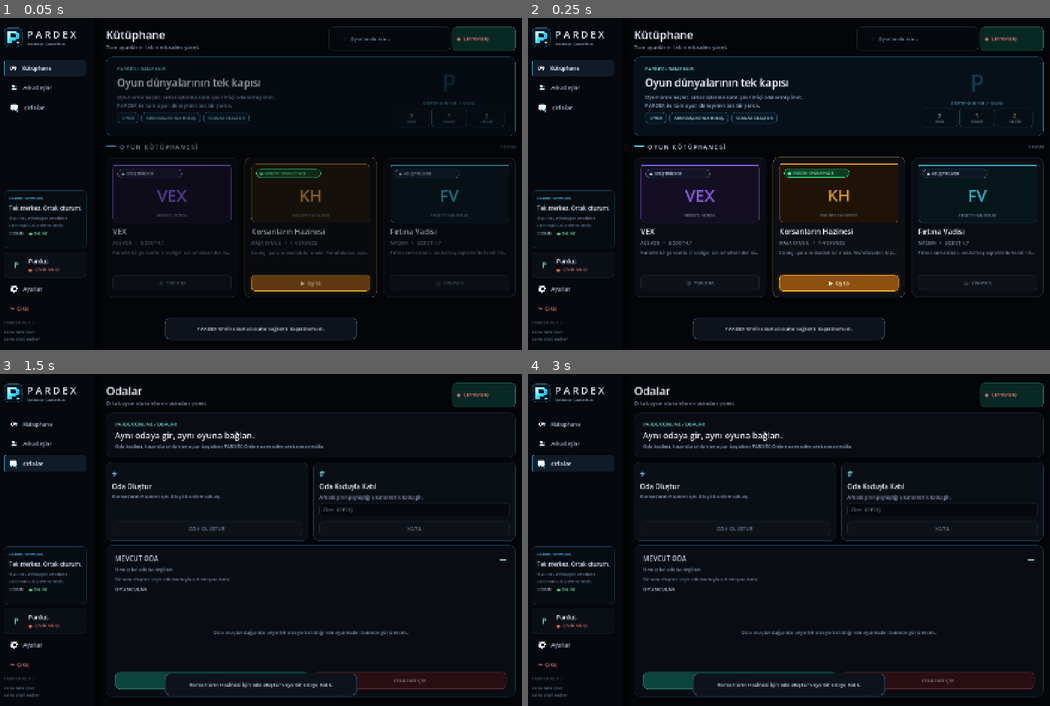
Above: before the commit, frames 1-4 (two rows, left to right).
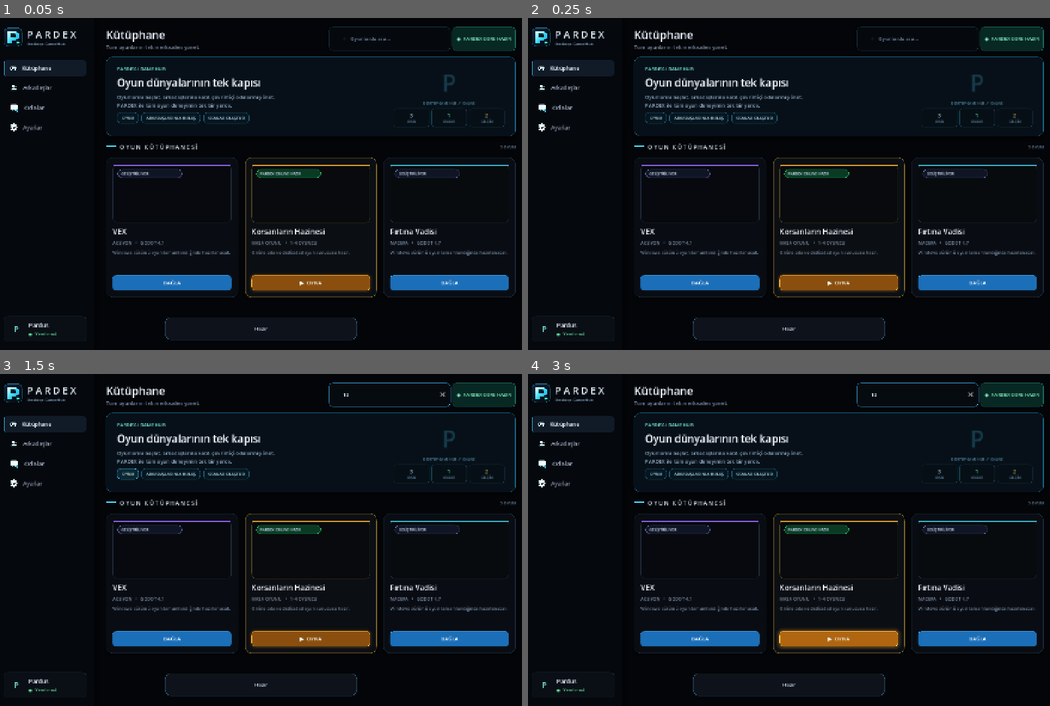
Above: after the commit, the same moments.

Repository: SerkanAydin06/Pardex
Game: Godot game, scene res://scenes/main.tscn
Same seed, same stepped clock (60 frames per second), same inputs: the game is played once before the commit and once after it.
Inputs (mouse positions are in pixels of both pictures, inside the frame that each line leads up to):
- Up to frame 1 (0.05 s): no input
- Up to frame 2 (0.25 s): no input
- Up to frame 3 (1.5 s): click (391, 393) at 0.52 s; type "12" at 0.6 s; click "OYNA" at 1.25 s
- Up to frame 4 (3 s): click (653, 473) at 2 s, where only the run after the commit has a clickable "OYNA"; click (841, 639) at 2.75 s, where only the run after the commit has a clickable "▶ OYNA"

The runs differ from the first frame. In frame 1, 7.8% of the frame differs, in the area x 0-99%, y 5-98%; in frame 2, 5.4%; in frame 3, 16%; in frame 4, 16%, in the area x 0-99%, y 2-98%.
Error after the commit: Invalid assignment of property or key 'text' with value of type 'String' on a base object of type 'null instance'. (res://scripts/main.gd:46)

Commit message:
Simplify sidebar footer and clear game artwork slots

Diff:
--- a/scenes/main.tscn
+++ b/scenes/main.tscn
@@ -249,36 +249,36 @@
 corner_radius_bottom_left = 9
 
 [sub_resource type="StyleBoxFlat" id="StyleArtVex"]
-bg_color = Color(0.075, 0.055, 0.13, 1)
-border_width_left = 1
-border_width_top = 1
-border_width_right = 1
-border_width_bottom = 1
-border_color = Color(0.25, 0.18, 0.41, 1)
+bg_color = Color(0.028, 0.038, 0.056, 1)
+border_width_left = 1
+border_width_top = 1
+border_width_right = 1
+border_width_bottom = 1
+border_color = Color(0.12, 0.16, 0.22, 1)
 corner_radius_top_left = 12
 corner_radius_top_right = 12
 corner_radius_bottom_right = 12
 corner_radius_bottom_left = 12
 
 [sub_resource type="StyleBoxFlat" id="StyleArtKorsan"]
-bg_color = Color(0.12, 0.075, 0.027, 1)
-border_width_left = 1
-border_width_top = 1
-border_width_right = 1
-border_width_bottom = 1
-border_color = Color(0.43, 0.29, 0.09, 1)
+bg_color = Color(0.035, 0.041, 0.052, 1)
+border_width_left = 1
+border_width_top = 1
+border_width_right = 1
+border_width_bottom = 1
+border_color = Color(0.30, 0.24, 0.12, 1)
 corner_radius_top_left = 12
 corner_radius_top_right = 12
 corner_radius_bottom_right = 12
 corner_radius_bottom_left = 12
 
 [sub_resource type="StyleBoxFlat" id="StyleArtFirtina"]
-bg_color = Color(0.025, 0.085, 0.105, 1)
-border_width_left = 1
-border_width_top = 1
-border_width_right = 1
-border_width_bottom = 1
-border_color = Color(0.08, 0.29, 0.36, 1)
+bg_color = Color(0.028, 0.042, 0.054, 1)
+border_width_left = 1
+border_width_top = 1
+border_width_right = 1
+border_width_bottom = 1
+border_color = Color(0.10, 0.18, 0.22, 1)
 corner_radius_top_left = 12
 corner_radius_top_right = 12
 corner_radius_bottom_right = 12
@@ -528,94 +528,6 @@
 text = "  Odalar"
 alignment = 0
 
-[node name="SidebarFlex" type="Control" parent="Sidebar/SidebarMargin/SidebarVBox" unique_id=1853488818]
-layout_mode = 2
-size_flags_vertical = 3
-clip_contents = true
-
-[node name="NetworkPanel" type="PanelContainer" parent="Sidebar/SidebarMargin/SidebarVBox/SidebarFlex"]
-layout_mode = 1
-anchors_preset = 12
-anchor_top = 1.0
-anchor_right = 1.0
-anchor_bottom = 1.0
-offset_top = -158.0
-grow_horizontal = 2
-grow_vertical = 0
-theme_override_styles/panel = SubResource("StyleSidebarInfo")
-
-[node name="VBox" type="VBoxContainer" parent="Sidebar/SidebarMargin/SidebarVBox/SidebarFlex/NetworkPanel"]
-layout_mode = 2
-theme_override_constants/separation = 8
-
-[node name="Eyebrow" type="Label" parent="Sidebar/SidebarMargin/SidebarVBox/SidebarFlex/NetworkPanel/VBox"]
-layout_mode = 2
-theme_override_colors/font_color = Color(0.28, 0.77, 0.94, 1)
-theme_override_font_sizes/font_size = 10
-text = "PARDEX NETWORK"
-
-[node name="Title" type="Label" parent="Sidebar/SidebarMargin/SidebarVBox/SidebarFlex/NetworkPanel/VBox"]
-layout_mode = 2
-theme_override_colors/font_color = Color(0.84, 0.91, 0.98, 1)
-theme_override_font_sizes/font_size = 15
-text = "Tek merkez. Ortak oturum."
-
-[node name="Body" type="Label" parent="Sidebar/SidebarMargin/SidebarVBox/SidebarFlex/NetworkPanel/VBox"]
-layout_mode = 2
-theme_override_colors/font_color = Color(0.42, 0.52, 0.62, 1)
-theme_override_font_sizes/font_size = 11
-text = "Oyunlar, arkadaşlar ve odalar
-aynı masaüstü istemcisinde."
-
-[node name="Stats" type="HBoxContainer" parent="Sidebar/SidebarMargin/SidebarVBox/SidebarFlex/NetworkPanel/VBox"]
-layout_mode = 2
-theme_override_constants/separation = 16
-
-[node name="Games" type="Label" parent="Sidebar/SidebarMargin/SidebarVBox/SidebarFlex/NetworkPanel/VBox/Stats"]
-layout_mode = 2
-theme_override_colors/font_color = Color(0.58, 0.68, 0.78, 1)
-theme_override_font_sizes/font_size = 10
-text = "3 OYUN"
-
-[node name="Online" type="Label" parent="Sidebar/SidebarMargin/SidebarVBox/SidebarFlex/NetworkPanel/VBox/Stats"]
-layout_mode = 2
-theme_override_colors/font_color = Color(0.38, 0.86, 0.62, 1)
-theme_override_font_sizes/font_size = 10
-text = "● ONLINE"
-
-[node name="ProfilePanel" type="PanelContainer" parent="Sidebar/SidebarMargin/SidebarVBox" unique_id=1533586574]
-layout_mode = 2
-theme_override_styles/panel = SubResource("StyleProfile")
-
-[node name="ProfileRow" type="HBoxContainer" parent="Sidebar/SidebarMargin/SidebarVBox/ProfilePanel" unique_id=2123648957]
-layout_mode = 2
-theme_override_constants/separation = 12
-
-[node name="Avatar" type="Label" parent="Sidebar/SidebarMargin/SidebarVBox/ProfilePanel/ProfileRow" unique_id=1101534547]
-custom_minimum_size = Vector2(42, 42)
-layout_mode = 2
-theme_override_colors/font_color = Color(0.46, 0.9, 0.86, 1)
-theme_override_font_sizes/font_size = 23
-text = "P"
-horizontal_alignment = 1
-vertical_alignment = 1
-
-[node name="ProfileText" type="VBoxContainer" parent="Sidebar/SidebarMargin/SidebarVBox/ProfilePanel/ProfileRow" unique_id=721066493]
-layout_mode = 2
-size_flags_horizontal = 3
-
-[node name="UserName" type="Label" parent="Sidebar/SidebarMargin/SidebarVBox/ProfilePanel/ProfileRow/ProfileText" unique_id=1484180681]
-layout_mode = 2
-theme_override_colors/font_color = Color(0.92, 0.95, 1, 1)
-theme_override_font_sizes/font_size = 16
-text = "Pardus"
-
-[node name="OnlineState" type="Label" parent="Sidebar/SidebarMargin/SidebarVBox/ProfilePanel/ProfileRow/ProfileText" unique_id=702025886]
-layout_mode = 2
-theme_override_colors/font_color = Color(0.38, 0.86, 0.62, 1)
-theme_override_font_sizes/font_size = 12
-text = "●  Yerel mod"
-
 [node name="SettingsButton" type="Button" parent="Sidebar/SidebarMargin/SidebarVBox" unique_id=656099719]
 unique_name_in_owner = true
 layout_mode = 2
@@ -630,8 +542,49 @@
 text = "  Ayarlar"
 alignment = 0
 
+[node name="SidebarFlex" type="Control" parent="Sidebar/SidebarMargin/SidebarVBox" unique_id=1853488818]
+layout_mode = 2
+size_flags_vertical = 3
+clip_contents = true
+
+[node name="ProfilePanel" type="PanelContainer" parent="Sidebar/SidebarMargin/SidebarVBox" unique_id=1533586574]
+layout_mode = 2
+theme_override_styles/panel = SubResource("StyleProfile")
+
+[node name="ProfileRow" type="HBoxContainer" parent="Sidebar/SidebarMargin/SidebarVBox/ProfilePanel" unique_id=2123648957]
+layout_mode = 2
+theme_override_constants/separation = 12
+
+[node name="Avatar" type="Label" parent="Sidebar/SidebarMargin/SidebarVBox/ProfilePanel/ProfileRow" unique_id=1101534547]
+custom_minimum_size = Vector2(42, 42)
+layout_mode = 2
+theme_override_colors/font_color = Color(0.46, 0.9, 0.86, 1)
+theme_override_font_sizes/font_size = 23
+text = "P"
+horizontal_alignment = 1
+vertical_alignment = 1
+
+[node name="ProfileText" type="VBoxContainer" parent="Sidebar/SidebarMargin/SidebarVBox/ProfilePanel/ProfileRow" unique_id=721066493]
+layout_mode = 2
+size_flags_horizontal = 3
+
+[node name="UserName" type="Label" parent="Sidebar/SidebarMargin/SidebarVBox/ProfilePanel/ProfileRow/ProfileText" unique_id=1484180681]
+layout_mode = 2
+theme_override_colors/font_color = Color(0.92, 0.95, 1, 1)
+theme_override_font_sizes/font_size = 16
+text = "Pardus"
+
+[node name="OnlineState" type="Label" parent="Sidebar/SidebarMargin/SidebarVBox/ProfilePanel/ProfileRow/ProfileText" unique_id=702025886]
+layout_mode = 2
+theme_override_colors/font_color = Color(0.38, 0.86, 0.62, 1)
+theme_override_font_sizes/font_size = 12
+text = "●  Yerel mod"
+
+
+
 [node name="ExitButton" type="Button" parent="Sidebar/SidebarMargin/SidebarVBox" unique_id=2055885732]
 unique_name_in_owner = true
+visible = false
 layout_mode = 2
 focus_mode = 0
 theme_override_colors/font_color = Color(0.88, 0.48, 0.48, 1)
@@ -642,19 +595,9 @@
 text = "↪  Çıkış"
 alignment = 0
 
-[node name="VersionLabel" type="Label" parent="Sidebar/SidebarMargin/SidebarVBox" unique_id=181643809]
-unique_name_in_owner = true
-layout_mode = 2
-theme_override_colors/font_color = Color(0.31, 0.36, 0.44, 1)
-theme_override_font_sizes/font_size = 12
-text = "PARDEX v0.1.0"
-
-[node name="FooterTagline" type="Label" parent="Sidebar/SidebarMargin/SidebarVBox"]
-layout_mode = 2
-theme_override_colors/font_color = Color(0.35, 0.43, 0.53, 1)
-theme_override_font_sizes/font_size = 11
-text = "Daha fazla oyun
-Daha güçlü bağlar."
+
+
+
 
 [node name="MainMargin" type="MarginContainer" parent="." unique_id=2122734598]
 layout_mode = 1
@@ -956,38 +899,6 @@
 theme_override_styles/normal = SubResource("StyleBadge")
 text = "GELİŞTİRİLİYOR"
 
-[node name="Motif" type="Label" parent="MainMargin/MainVBox/LibraryContent/GameGrid/VexCard/VBox/Art/ArtContent"]
-layout_mode = 1
-anchors_preset = 15
-anchor_right = 1.0
-anchor_bottom = 1.0
-offset_top = 28.0
-offset_bottom = -18.0
-grow_horizontal = 2
-grow_vertical = 2
-theme_override_colors/font_color = Color(0.57, 0.39, 0.95, 0.92)
-theme_override_font_sizes/font_size = 44
-text = "VEX"
-horizontal_alignment = 1
-vertical_alignment = 1
-
-[node name="Subline" type="Label" parent="MainMargin/MainVBox/LibraryContent/GameGrid/VexCard/VBox/Art/ArtContent"]
-layout_mode = 1
-anchors_preset = 12
-anchor_top = 1.0
-anchor_right = 1.0
-anchor_bottom = 1.0
-offset_left = 12.0
-offset_top = -25.0
-offset_right = -12.0
-offset_bottom = -8.0
-grow_horizontal = 2
-grow_vertical = 0
-theme_override_colors/font_color = Color(0.46, 0.55, 0.66, 1)
-theme_override_font_sizes/font_size = 9
-text = "PROJECT // ACTION"
-horizontal_alignment = 1
-
 [node name="Title" type="Label" parent="MainMargin/MainVBox/LibraryContent/GameGrid/VexCard/VBox" unique_id=1809277446]
 layout_mode = 2
 theme_override_colors/font_color = Color(0.95, 0.96, 1, 1)
@@ -1065,38 +976,6 @@
 theme_override_styles/normal = SubResource("StyleBadgeOnline")
 text = "PARDEX ONLINE HAZIR"
 
-[node name="Motif" type="Label" parent="MainMargin/MainVBox/LibraryContent/GameGrid/KorsanCard/VBox/Art/ArtContent"]
-layout_mode = 1
-anchors_preset = 15
-anchor_right = 1.0
-anchor_bottom = 1.0
-offset_top = 28.0
-offset_bottom = -18.0
-grow_horizontal = 2
-grow_vertical = 2
-theme_override_colors/font_color = Color(0.91, 0.62, 0.18, 0.92)
-theme_override_font_sizes/font_size = 44
-text = "KH"
-horizontal_alignment = 1
-vertical_alignment = 1
-
-[node name="Subline" type="Label" parent="MainMargin/MainVBox/LibraryContent/GameGrid/KorsanCard/VBox/Art/ArtContent"]
-layout_mode = 1
-anchors_preset = 12
-anchor_top = 1.0
-anchor_right = 1.0
-anchor_bottom = 1.0
-offset_left = 12.0
-offset_top = -25.0
-offset_right = -12.0
-offset_bottom = -8.0
-grow_horizontal = 2
-grow_vertical = 0
-theme_override_colors/font_color = Color(0.46, 0.55, 0.66, 1)
-theme_override_font_sizes/font_size = 9
-text = "ONLINE // 1–4 OYUNCU"
-horizontal_alignment = 1
-
 [node name="Title" type="Label" parent="MainMargin/MainVBox/LibraryContent/GameGrid/KorsanCard/VBox" unique_id=2045617748]
 layout_mode = 2
 theme_override_colors/font_color = Color(0.95, 0.96, 1, 1)
@@ -1172,38 +1051,6 @@
 theme_override_font_sizes/font_size = 10
 theme_override_styles/normal = SubResource("StyleBadge")
 text = "GELİŞTİRİLİYOR"
-
-[node name="Motif" type="Label" parent="MainMargin/MainVBox/LibraryContent/GameGrid/FirtinaCard/VBox/Art/ArtContent"]
-layout_mode = 1
-anchors_preset = 15
-anchor_right = 1.0
-anchor_bottom = 1.0
-offset_top = 28.0
-offset_bottom = -18.0
-grow_horizontal = 2
-grow_vertical = 2
-theme_override_colors/font_color = Color(0.24, 0.72, 0.82, 0.92)
-theme_override_font_sizes/font_size = 44
-text = "FV"
-horizontal_alignment = 1
-vertical_alignment = 1
-
-[node name="Subline" type="Label" parent="MainMargin/MainVBox/LibraryContent/GameGrid/FirtinaCard/VBox/Art/ArtContent"]
-layout_mode = 1
-anchors_preset = 12
-anchor_top = 1.0
-anchor_right = 1.0
-anchor_bottom = 1.0
-offset_left = 12.0
-offset_top = -25.0
-offset_right = -12.0
-offset_bottom = -8.0
-grow_horizontal = 2
-grow_vertical = 0
-theme_override_colors/font_color = Color(0.46, 0.55, 0.66, 1)
-theme_override_font_sizes/font_size = 9
-text = "PROJECT // ADVENTURE"
-horizontal_alignment = 1
 
 [node name="Title" type="Label" parent="MainMargin/MainVBox/LibraryContent/GameGrid/FirtinaCard/VBox" unique_id=2007660749]
 layout_mode = 2
